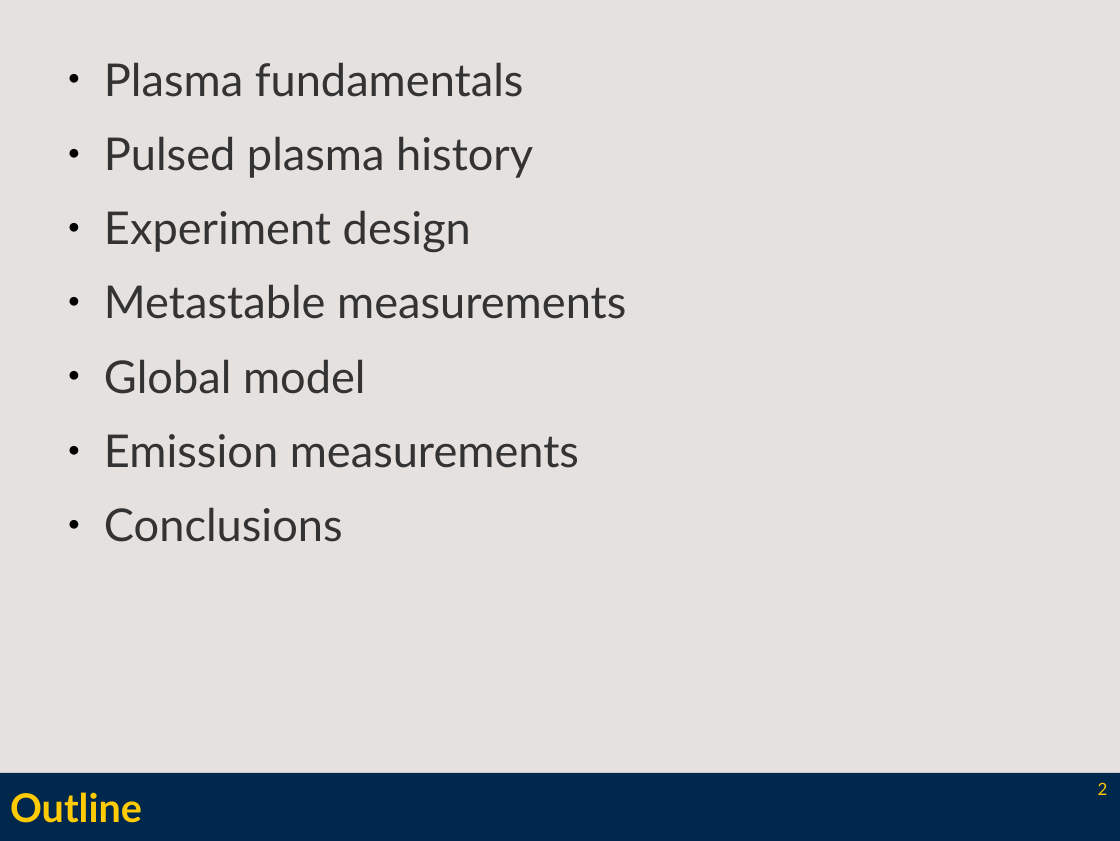
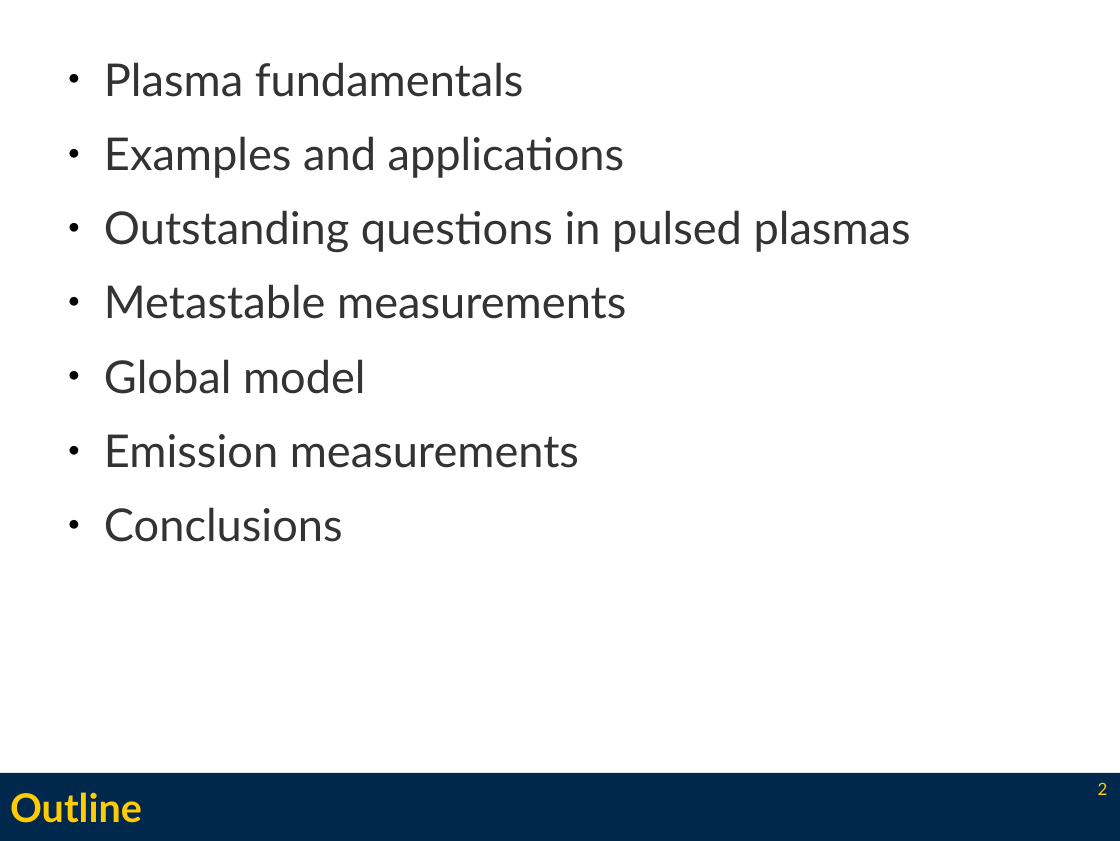
Before and after one commit to l3enny/dissertation, a slide deck: slide 2 of defense/presentation.odp. Drawn at 1120x841 pixels with LibreOffice and Linux fonts; fonts in the diff are those of the drawing. Boxes give left, top, right and bottom in pixels: in the first picture for what was removed or moved away, otherwise in the second. Text is boxed around its words. In the diff, an @@ line names an element or a change of style, - is before the commit and + after.

```diff
--- a/defense/presentation.odp
+++ b/defense/presentation.odp
@@ background #E4E1DF to #FFFFFF @@
@@ text at (104,136,911,253): text changed @@
-● Pulsed plasma history
-● Experiment design
+● Examples and applications
+● Outstanding questions in pulsed plasmas
```
Also in this commit, not shown: 16 other slides changed, 23 slides added, 2 slides removed, 13 other files.
